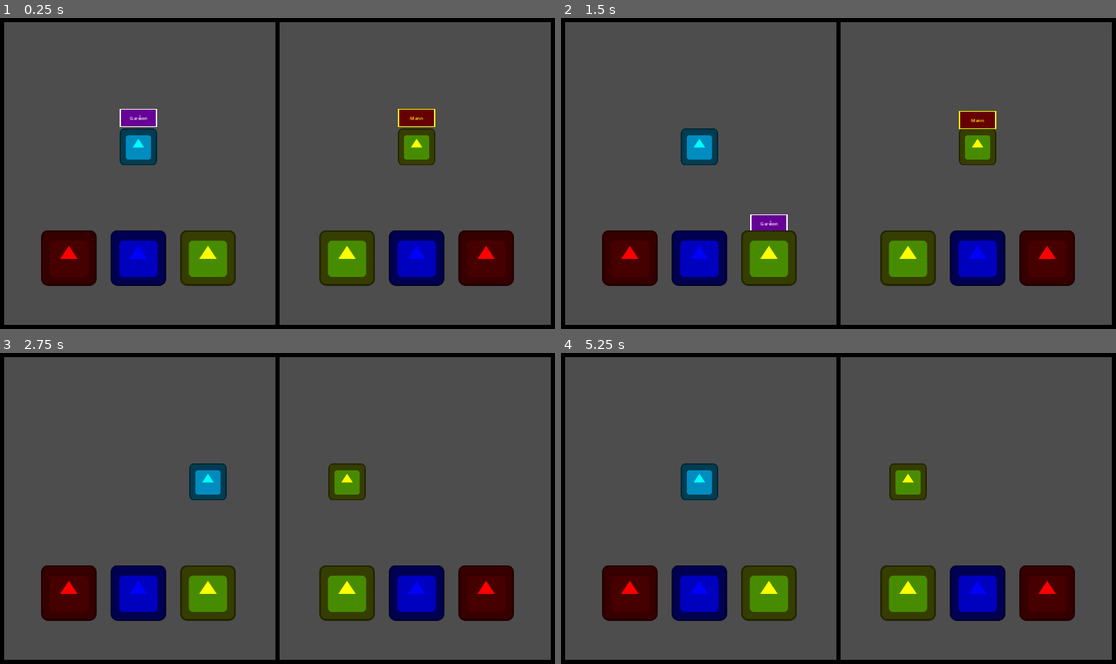
Above: before the commit, frames 1-4 (two rows, left to right).
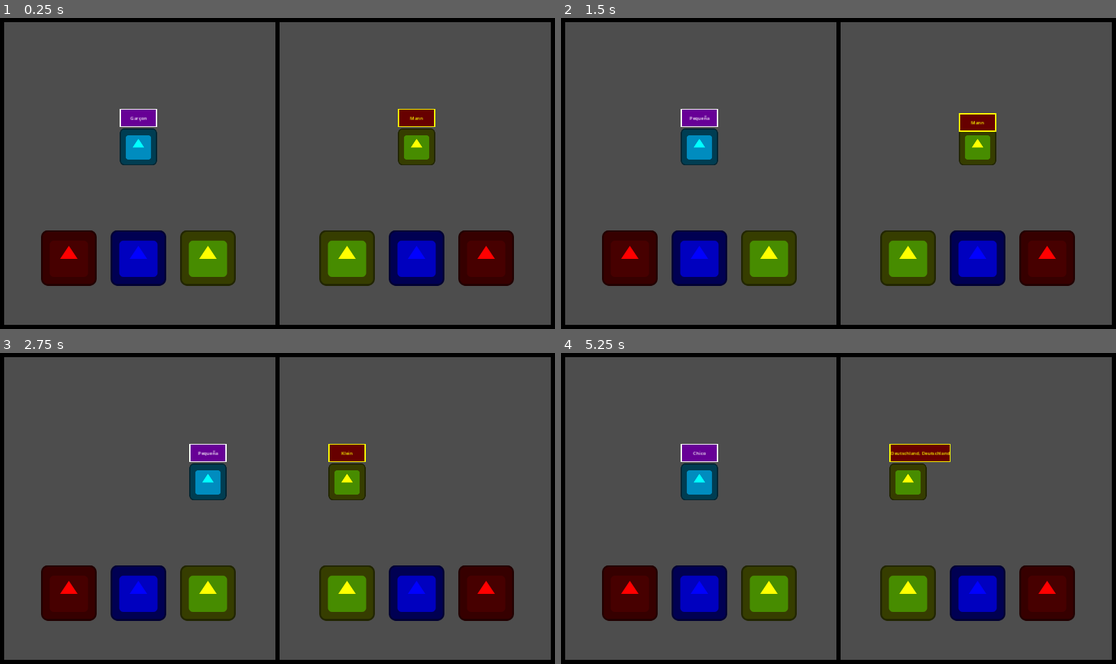
Above: after the commit, the same moments.

Repository: NymmkTheMink/Duo-Ling
Game: Godot game, scene res://game_modes/sort/sort.tscn
Two runs of this game, one before a commit and one after it. Both use one fixed random seed, a clock stepped at 60 frames per second and the inputs below. The project has no main scene, so this scene is started directly. The engine's default icon, where the game draws it, is replaced by a stand-in: a white triangle on a blue panel in a dark square.
Inputs:
- Up to frame 1 (0.25 s): no input
- Up to frame 2 (1.5 s): tap Enter at 0.5 s; hold D (right_P1) 0.53-1.28 s; tap S (choose_P1) at 0.6 s; hold A (left_P1) from 1.28 s (still down); tap Down (choose_P2) at 1.35 s
- Up to frame 3 (2.75 s): release A (left_P1) at 2.03 s; hold D (right_P1) from 2.03 s (still down); tap Left (left_P2) at 2.1 s
- Up to frame 4 (5.25 s): tap Right (right_P2) at 2.85 s; tap Space at 3.5 s; release D (right_P1) at 3.53 s; hold A (left_P1) from 3.53 s (still down); tap S (choose_P1) at 3.6 s; tap Down (choose_P2) at 4.35 s; tap Left (left_P2) at 5.1 s

The runs differ from the first frame. In frame 1, less than 0.1% of the frame differs, in the area x 23-27%, y 31-34%; in frame 2, 0.9%; in frame 3, 0.8%; in frame 4, 1.0%, in the area x 21-71%, y 29-36%.

Commit message:
gain points and delete object

Diff:
--- /dev/null
+++ b/game_modes/sort/sort.gd
@@ -0,0 +1,62 @@
+extends Node2D
+
+var player_1_points: int = 0
+var player_2_points: int = 0
+
+
+# Called when the node enters the scene tree for the first time.
+func _ready() -> void:
+	pass # Replace with function body.
+
+
+# Called every frame. 'delta' is the elapsed time since the previous frame.
+func _process(delta: float) -> void:
+	pass
+
+
+func _on_spanish_box_p_1_body_entered(body: Node2D) -> void:
+	if "spanish" in body.name.to_lower():
+		player_1_points += 1
+	else:
+		player_1_points -= 1
+	body.queue_free()
+
+
+func _on_french_box_p_1_body_entered(body: Node2D) -> void:
+	if "french" in body.name.to_lower():
+		player_1_points += 1
+	else:
+		player_1_points -= 1
+	body.queue_free()
+
+
+func _on_german_box_p_1_body_entered(body: Node2D) -> void:
+	if "german" in body.name.to_lower():
+		player_1_points += 1
+	else:
+		player_1_points -= 1
+	body.queue_free()
+
+
+func _on_german_box_p_2_body_entered(body: Node2D) -> void:
+	if "german" in body.name.to_lower():
+		player_2_points += 1
+	else:
+		player_2_points -= 1
+	body.queue_free()
+
+
+func _on_french_box_p_2_body_entered(body: Node2D) -> void:
+	if "french" in body.name.to_lower():
+		player_2_points += 1
+	else:
+		player_2_points -= 1
+	body.queue_free()
+
+
+func _on_spanish_box_p_2_body_entered(body: Node2D) -> void:
+	if "spanish" in body.name.to_lower():
+		player_2_points += 1
+	else:
+		player_2_points -= 1
+	body.queue_free()
--- a/game_modes/sort/sort.tscn
+++ b/game_modes/sort/sort.tscn
@@ -1,6 +1,7 @@
-[gd_scene load_steps=7 format=3 uid="uid://bqr1krasgtb2d"]
+[gd_scene load_steps=8 format=3 uid="uid://bqr1krasgtb2d"]
 
 [ext_resource type="PackedScene" uid="uid://cmd16ifg5kokd" path="res://game_modes/sort/duolingo.tscn" id="1_4fftf"]
+[ext_resource type="Script" path="res://game_modes/sort/sort.gd" id="1_byirx"]
 [ext_resource type="PackedScene" uid="uid://r10q0ni37i4j" path="res://game_modes/sort/ling_ling.tscn" id="2_6hvsk"]
 [ext_resource type="Texture2D" uid="uid://bqj1vwibsmhp4" path="res://icon.svg" id="3_u26ge"]
 
@@ -14,6 +15,7 @@
 size = Vector2(192, 192)
 
 [node name="Sort" type="Node2D"]
+script = ExtResource("1_byirx")
 
 [node name="Duolingo" parent="." instance=ExtResource("1_4fftf")]
 position = Vector2(0, 448)
@@ -134,3 +136,10 @@
 offset_right = 1904.0
 offset_bottom = 16.0
 color = Color(0, 0, 0, 1)
+
+[connection signal="body_entered" from="SpanishBoxP1" to="." method="_on_spanish_box_p_1_body_entered"]
+[connection signal="body_entered" from="FrenchBoxP1" to="." method="_on_french_box_p_1_body_entered"]
+[connection signal="body_entered" from="GermanBoxP1" to="." method="_on_german_box_p_1_body_entered"]
+[connection signal="body_entered" from="GermanBoxP2" to="." method="_on_german_box_p_2_body_entered"]
+[connection signal="body_entered" from="FrenchBoxP2" to="." method="_on_french_box_p_2_body_entered"]
+[connection signal="body_entered" from="SpanishBoxP2" to="." method="_on_spanish_box_p_2_body_entered"]
--- a/game_modes/sort/words/FrenchWord.gd
+++ b/game_modes/sort/words/FrenchWord.gd
@@ -1,7 +1,7 @@
 extends RigidBody2D
 
 
-var words: Array = ["Bonjour", "Au revoir", "D\u0233sol\u0233e", "O\u0249", "Grand", "Petite", "Vingt Cinq", "Quatorze", "Quarante", "Douze", "Fille", "Gar\u0231on", "Homme", "Femme", "Mark la carotte", "Allez les Bleus"]
+var words: Array = ["Bonjour", "Au revoir", "D\u00E9sol\u00E9e", "O\u00F9", "Grand", "Petite", "Vingt Cinq", "Quatorze", "Quarante", "Douze", "Fille", "Gar\u00E7on", "Homme", "Femme", "Mark la carotte", "Allez les Bleus"]
 
 
 func _ready() -> void:
--- a/game_modes/sort/words/french_word.tscn
+++ b/game_modes/sort/words/french_word.tscn
@@ -16,6 +16,7 @@
 [node name="FrenchWord" type="RigidBody2D"]
 collision_layer = 4
 collision_mask = 16
+gravity_scale = 2.0
 freeze = true
 script = ExtResource("1_w1leq")
 
--- a/game_modes/sort/words/german_word.tscn
+++ b/game_modes/sort/words/german_word.tscn
@@ -16,6 +16,7 @@
 [node name="GermanWord" type="RigidBody2D"]
 collision_layer = 4
 collision_mask = 16
+gravity_scale = 2.0
 freeze = true
 script = ExtResource("1_j5n2i")
 metadata/_edit_group_ = true
--- a/game_modes/sort/words/spanish_word.tscn
+++ b/game_modes/sort/words/spanish_word.tscn
@@ -16,6 +16,7 @@
 [node name="SpanishWord" type="RigidBody2D"]
 collision_layer = 4
 collision_mask = 16
+gravity_scale = 2.0
 freeze = true
 script = ExtResource("1_55q1x")
 metadata/_edit_group_ = true
